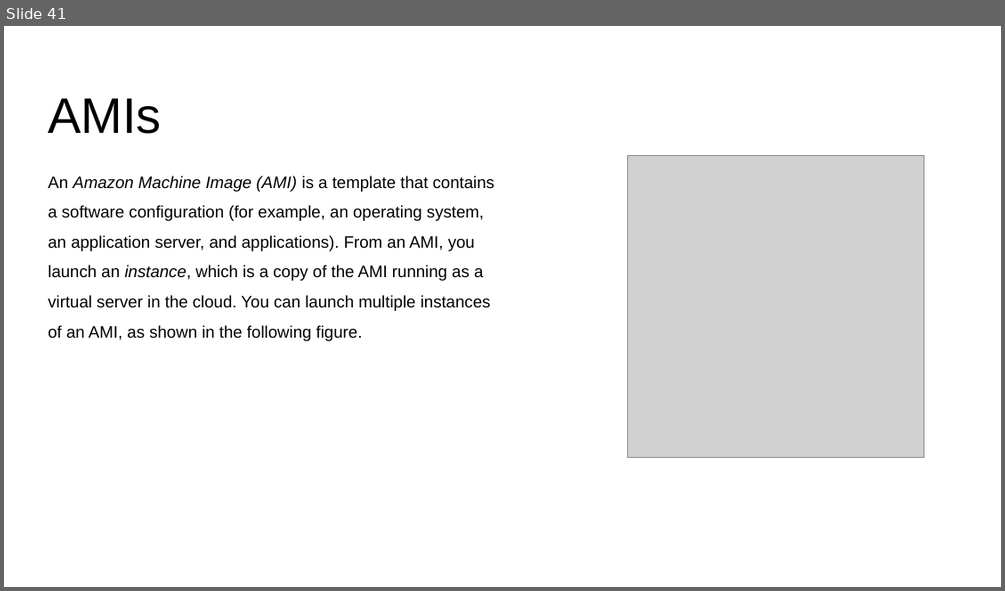
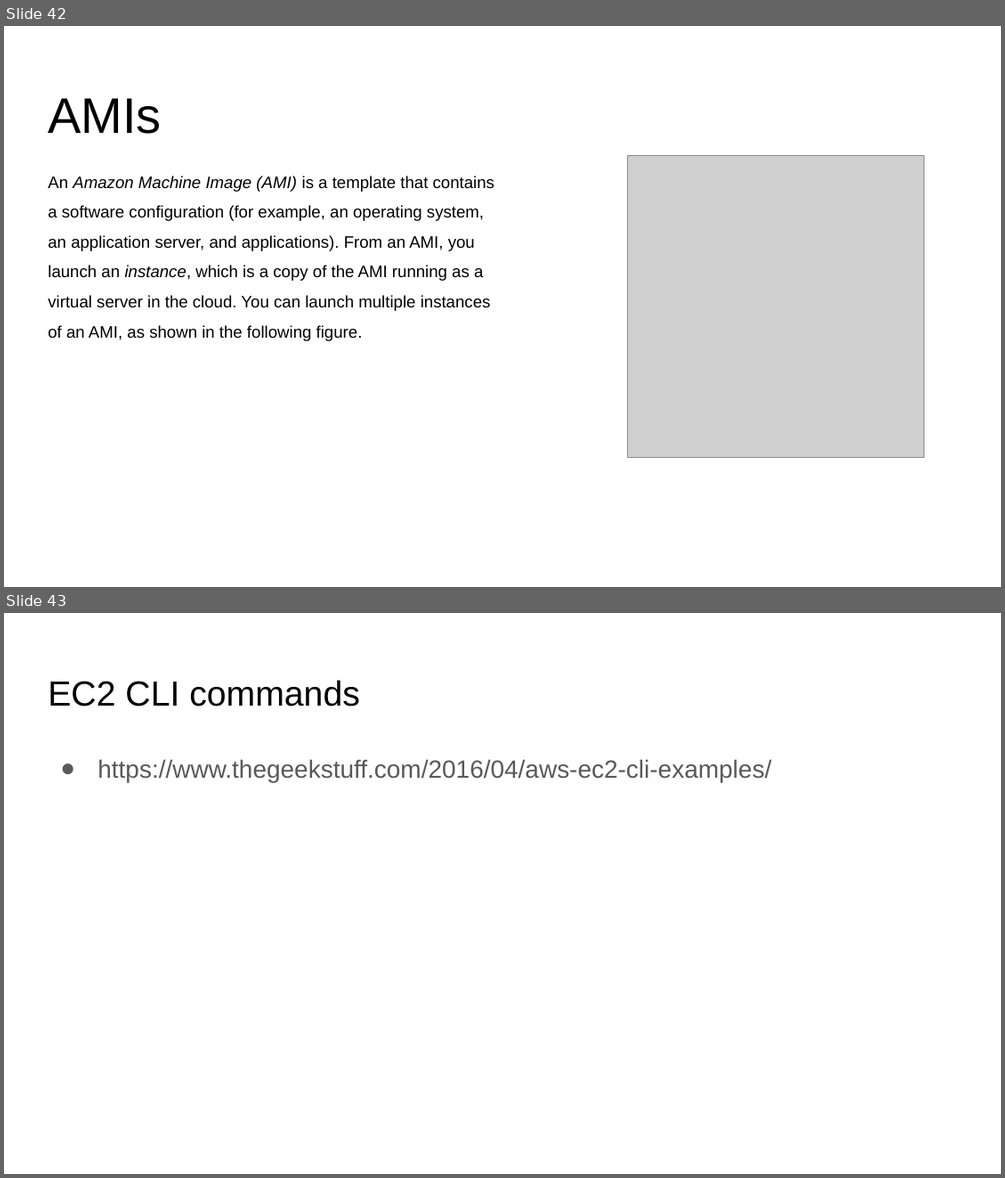
Before and after one commit to IlyaChakun/aws-iba-courses, a slide deck: lecture-materials/Compute/1-ec2/EC2.pptx. Shown one above the other, each under a label of ours: slide 41 before the commit, slides 42 and 43 after it. The pictures are 1005x591 and 1005x1178 pixels, drawn with LibreOffice and Linux fonts; fonts in the diff are those of the drawing; grey boxes stand for pictures. Boxes give left, top, right and bottom in pixels: in the first picture for what was removed or moved away, otherwise in the second. Text is boxed around its words. In the diff, an @@ line names an element or a change of style, - is before the commit and + after.

```diff
--- a/lecture-materials/Compute/1-ec2/EC2.pptx
+++ b/lecture-materials/Compute/1-ec2/EC2.pptx
@@ slide 43 added at <box>4,613,1001,1174</box>, background #FFFFFF @@
@@ title added at <box>48,680,360,706</box>, 25.2 pt, text #000000 @@
+EC2 CLI commands
@@ text added at <box>97,759,771,782</box>, 18 pt, text #595959 @@
+● https://www.thegeekstuff.com/2016/04/aws-ec2-cli-examples/
@@ what was slide 41 is now slide 42 @@
```
Also in this commit, not shown: 2 slides changed, 1 other slide added, 15 other files.
